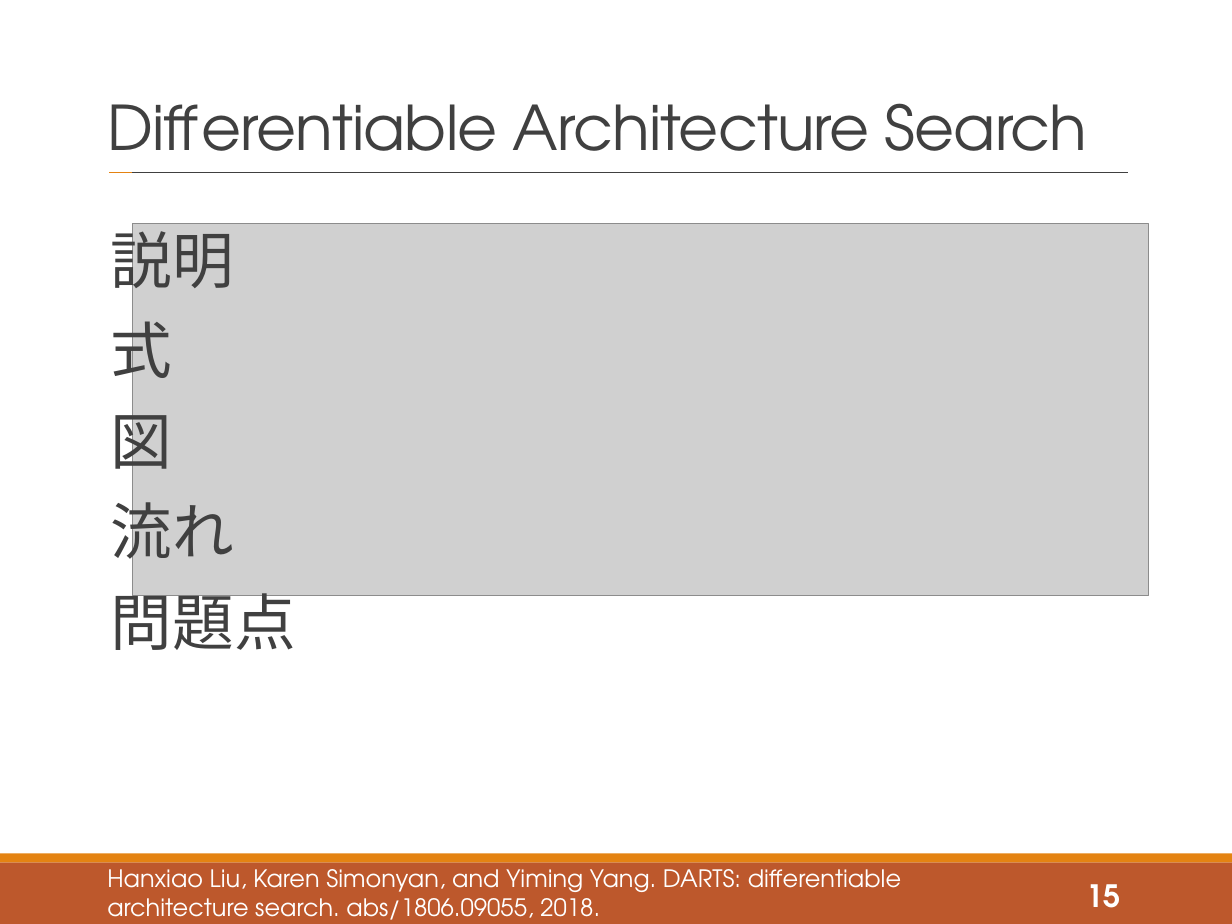
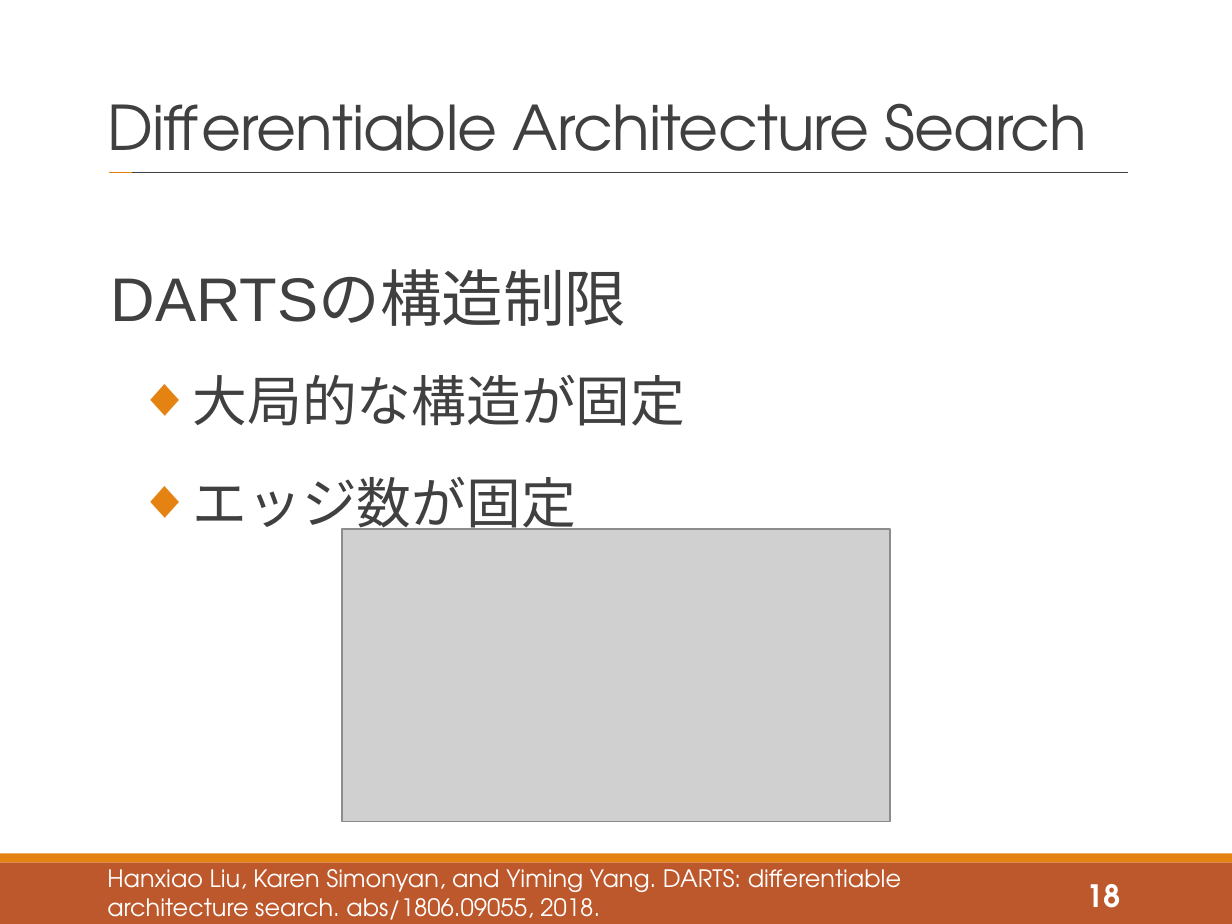
Before and after one commit to tatsuya-sugiyama/WeeklyReport, a slide deck: slide 18 of report/2020後期/2020_2nd_sugiyama.pptx (slide 15 before the commit). Drawn at 1232x924 pixels with LibreOffice and Linux fonts; fonts in the diff are those of the drawing; grey boxes stand for pictures. Boxes give left, top, right and bottom in pixels: in the first picture for what was removed or moved away, otherwise in the second. Text is boxed around its words. In the diff, an @@ line names an element or a change of style, - is before the commit and + after.

```diff
--- a/report/2020後期/2020_2nd_sugiyama.pptx
+++ b/report/2020後期/2020_2nd_sugiyama.pptx
@@ picture removed at bbox=[132, 224, 1148, 596] @@
@@ text at bbox=[111, 271, 686, 537]: text changed; size 36 to 32 pt @@
-説明
-式
-図
-流れ
-問題点
+DARTSの構造制限
+  ◆ 大局的な構造が固定
+  ◆ エッジ数が固定
@@ picture added at bbox=[342, 529, 891, 822] @@
@@ page number at bbox=[1086, 884, 1120, 908]: text changed @@
-15
+18
```
Also in this commit, not shown: 8 other slides changed, 17 slides added, 2 slides removed.
